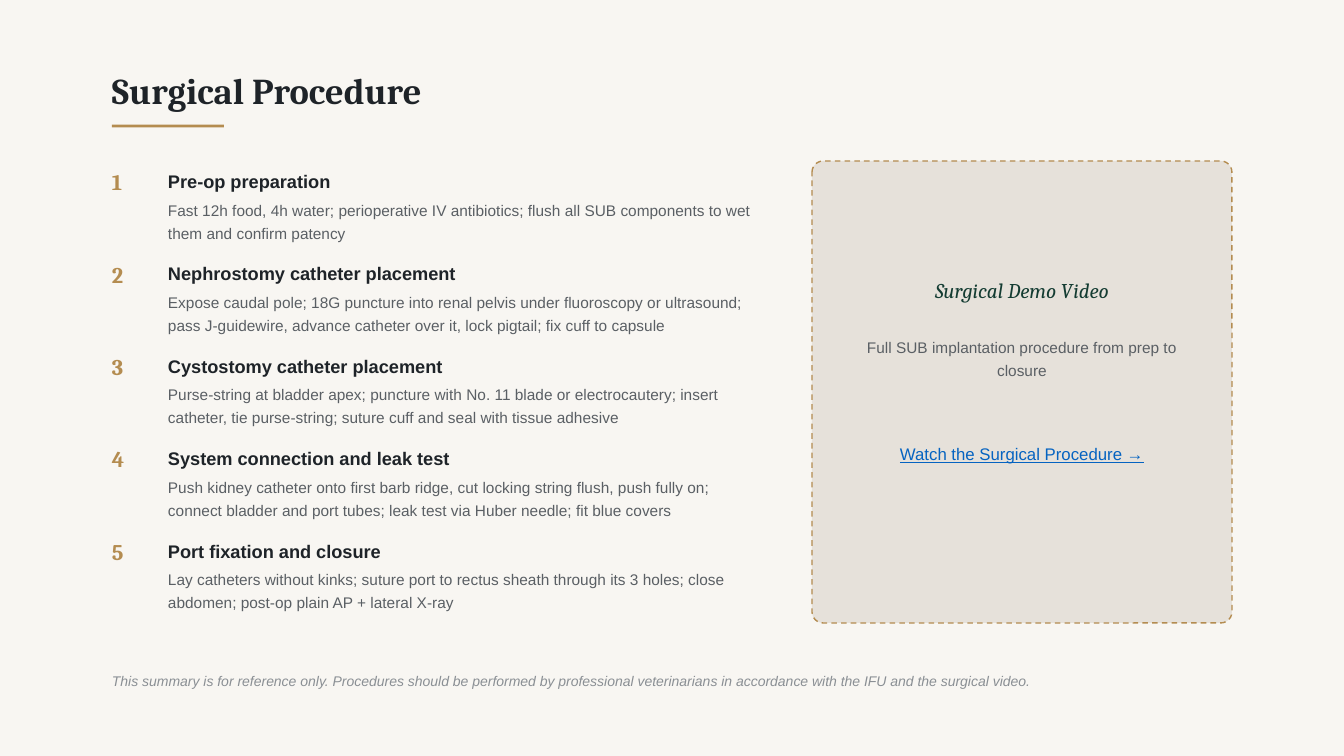
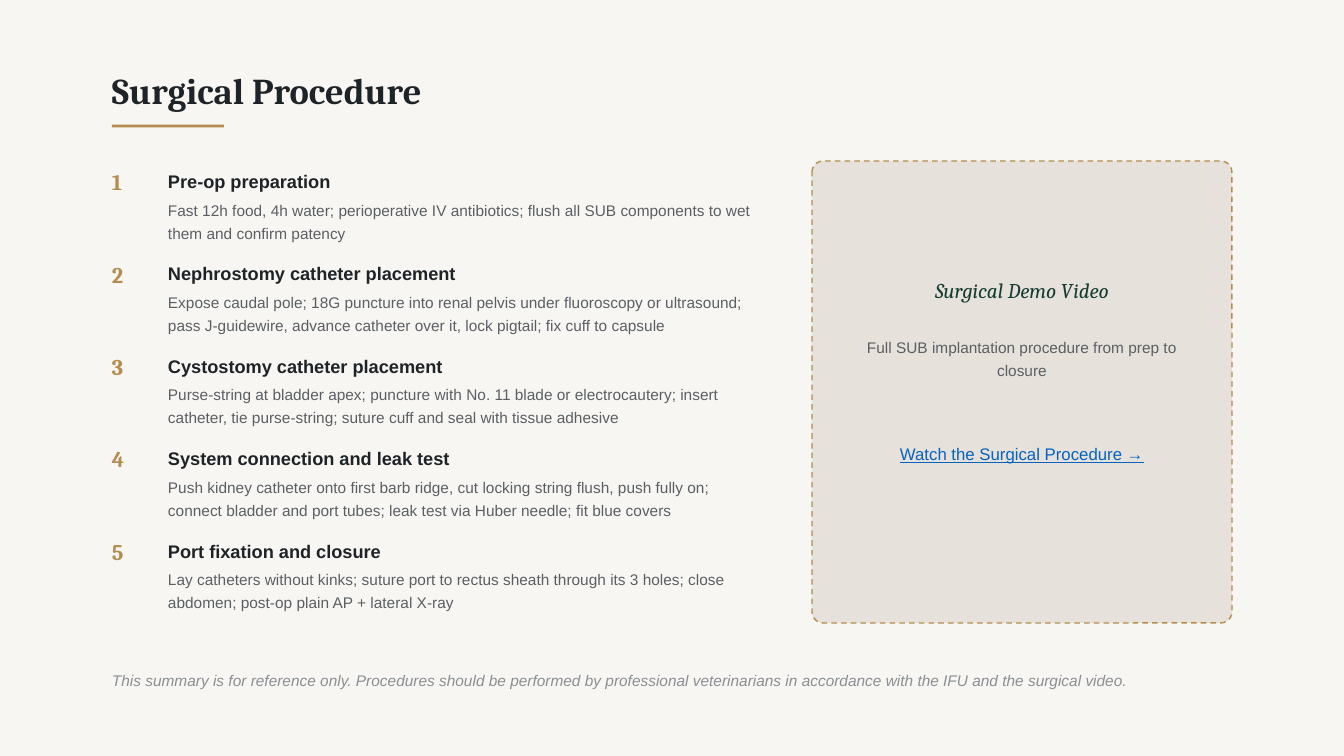
Before and after one commit to pikrosart-jpg/Material, a slide deck: slide 7 of Feline_SUB_System_Introduction_v72.pptx. Drawn at 1344x756 pixels with LibreOffice and Linux fonts; fonts in the diff are those of the drawing. Boxes give left, top, right and bottom in pixels: in the first picture for what was removed or moved away, otherwise in the second. Text is boxed around its words. In the diff, an @@ line names an element or a change of style, - is before the commit and + after.

```diff
--- a/Feline_SUB_System_Introduction_v72.pptx
+++ b/Feline_SUB_System_Introduction_v72.pptx
@@ text "This summary is for reference ..." at <box>112,675,1127,689</box>: size 10 to 11 pt @@
```
